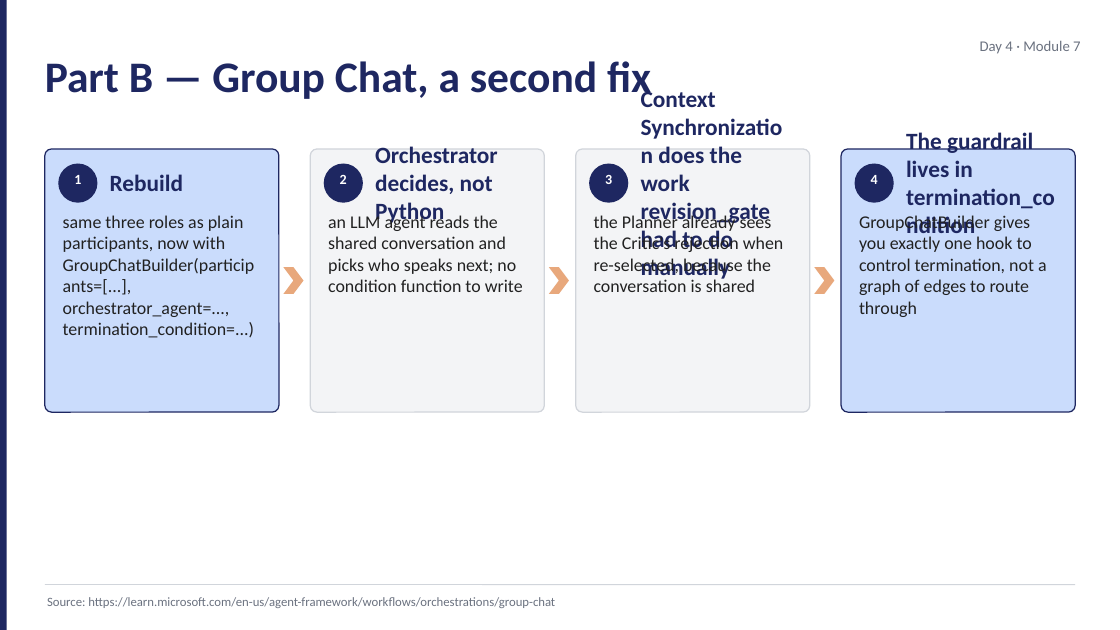
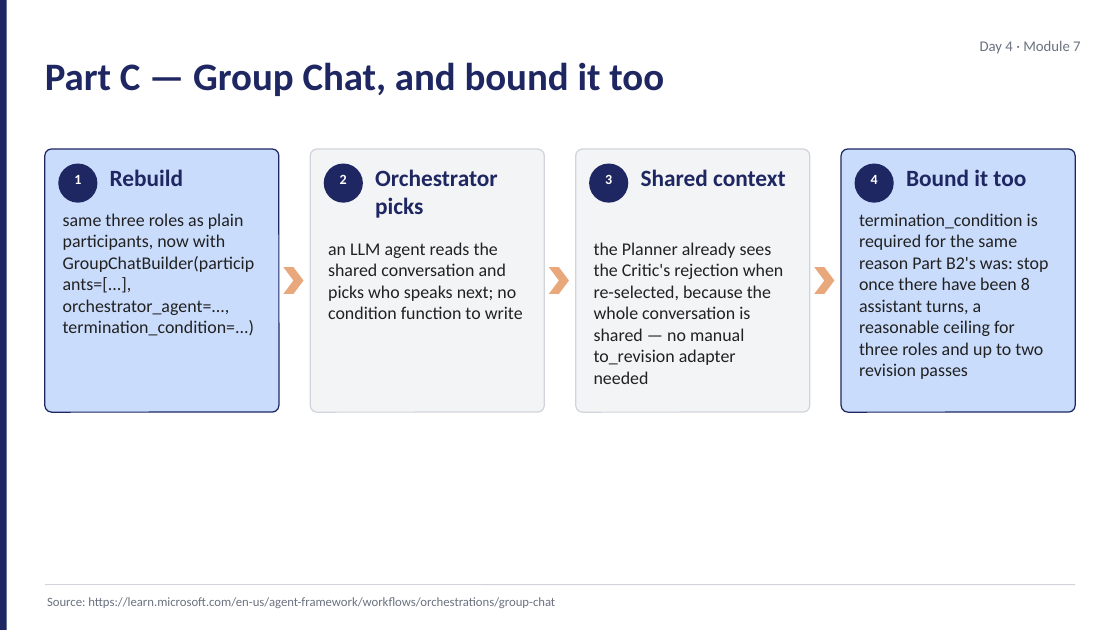
Before and after one commit to JimPiquant/Building-AI-Apps-and-Agents, a slide deck: slide 5 of decks/day4/module-7-lab-kickoff.pptx. Drawn at 1120x630 pixels with LibreOffice and Linux fonts; fonts in the diff are those of the drawing. Boxes give left, top, right and bottom in pixels: in the first picture for what was removed or moved away, otherwise in the second. Text is boxed around its words. In the diff, an @@ line names an element or a change of style, - is before the commit and + after.

```diff
--- a/decks/day4/module-7-lab-kickoff.pptx
+++ b/decks/day4/module-7-lab-kickoff.pptx
@@ text at (45, 62, 664, 96): text changed; size 28 to 25 pt @@
-Part B — Group Chat, a second fix
+Part C — Group Chat, and bound it too
@@ text at (375, 169, 498, 218): text changed @@
-Orchestrator decides, not Python
+Orchestrator picks
@@ vertical alignment middle to top in 4 elements at (110, 169, 183, 186), (906, 169, 1026, 186), (375, 169, 498, 218), (641, 169, 785, 186) @@
@@ text at (641, 169, 785, 186): text changed @@
-Context Synchronization does the work revision_gate had to do manually
+Shared context
@@ text at (906, 169, 1026, 186): text changed @@
-The guardrail lives in termination_condition
+Bound it too
@@ text "an LLM agent reads the ...": place and size @@
-text "an LLM agent reads the ..." at (328, 213, 523, 292)
+text "an LLM agent reads the ..." at (328, 242, 523, 319)
@@ text at (859, 213, 1048, 379): text changed @@
-GroupChatBuilder gives you exactly one hook to control termination, not a graph of edges to route through
+termination_condition is required for the same reason Part B2's was: stop once there have been 8 assistant turns, a reasonable ceiling for three roles and up to two revision passes
@@ text at (594, 242, 783, 384): text changed @@
-the Planner already sees the Critic's rejection when re-selected, because the conversation is shared
+the Planner already sees the Critic's rejection when re-selected, because the whole conversation is shared — no manual to_revision adapter needed
```
Also in this commit, not shown: 11 other slides changed, 18 other files.
